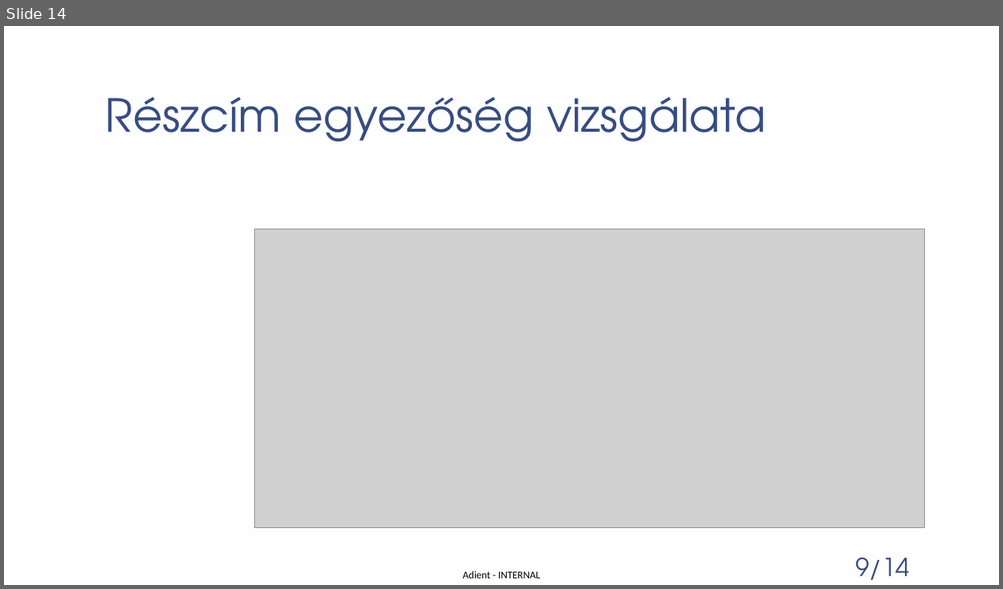
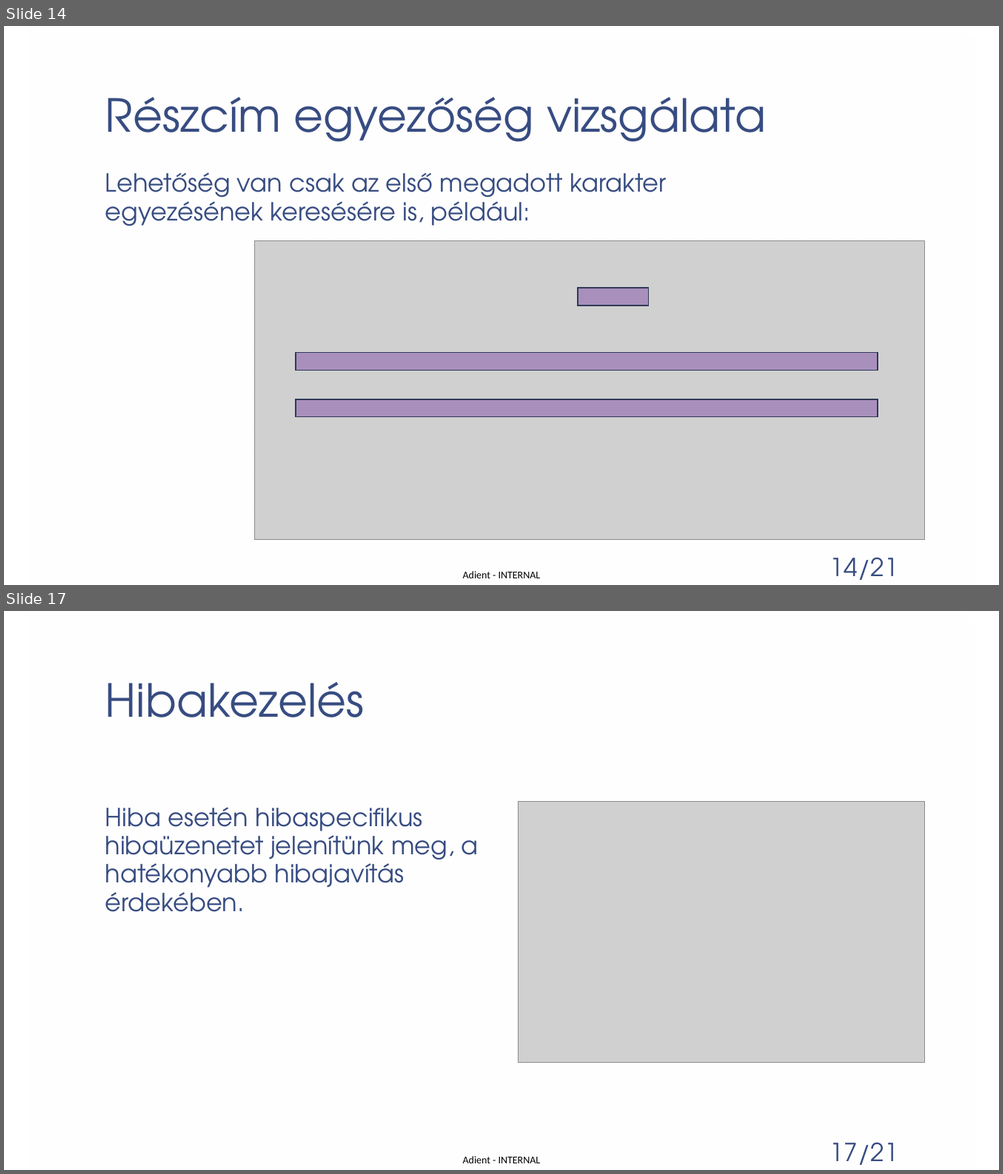
Before and after one commit to patmik2012/PubSync, a slide deck: Publikációs listák szinkronizálása.pptx. Shown one above the other, each under a label of ours: slide 14 before the commit, slides 14 and 17 after it; the slides between them are not shown. The pictures are 1003x589 and 1003x1174 pixels, drawn with LibreOffice and Linux fonts; fonts in the diff are those of the drawing; grey boxes stand for pictures; background and template pictures are left out. Boxes give left, top, right and bottom in pixels: in the first picture for what was removed or moved away, otherwise in the second. Text is boxed around its words. In the diff, an @@ line names an element or a change of style, - is before the commit and + after.

```diff
--- a/Publikációs listák szinkronizálása.pptx
+++ b/Publikációs listák szinkronizálása.pptx
@@ slide 17 added at (4, 611, 999, 1170), background picture (left out); not listed: 3 template elements that a slide beside it also shows @@
@@ title added at (105, 682, 364, 718), 44 pt, text #374C81 @@
+Hibakezelés
@@ text added at (105, 807, 478, 912), 24 pt, text #374C81 @@
+Hiba esetén hibaspecifikus hibaüzenetet jelenítünk meg, a hatékonyabb hibajavítás érdekében.
@@ picture added at (518, 802, 924, 1063) @@
@@ slide 14 changed as well @@
@@ text added at (105, 173, 666, 227), 24 pt, text #374C81 @@
+Lehetőség van csak az első megadott karakter egyezésének keresésére is, például:
@@ picture: place and size @@
-picture at (254, 230, 924, 529)
+picture at (254, 241, 924, 540)
@@ rectangle added at (578, 288, 648, 306), fill #7030A0 at 40% opacity, outline #303A58 1 pt @@
@@ rectangle added at (296, 353, 878, 371), fill #7030A0 at 40% opacity, outline #303A58 1 pt @@
@@ rectangle added at (296, 400, 878, 417), fill #7030A0 at 40% opacity, outline #303A58 1 pt @@
@@ page number at (830, 557, 898, 580): text changed @@
-9/14
+14/21
```
Also in this commit, not shown: 15 other slides changed, 2 other slides added, 1 slide removed, 4 other files.
